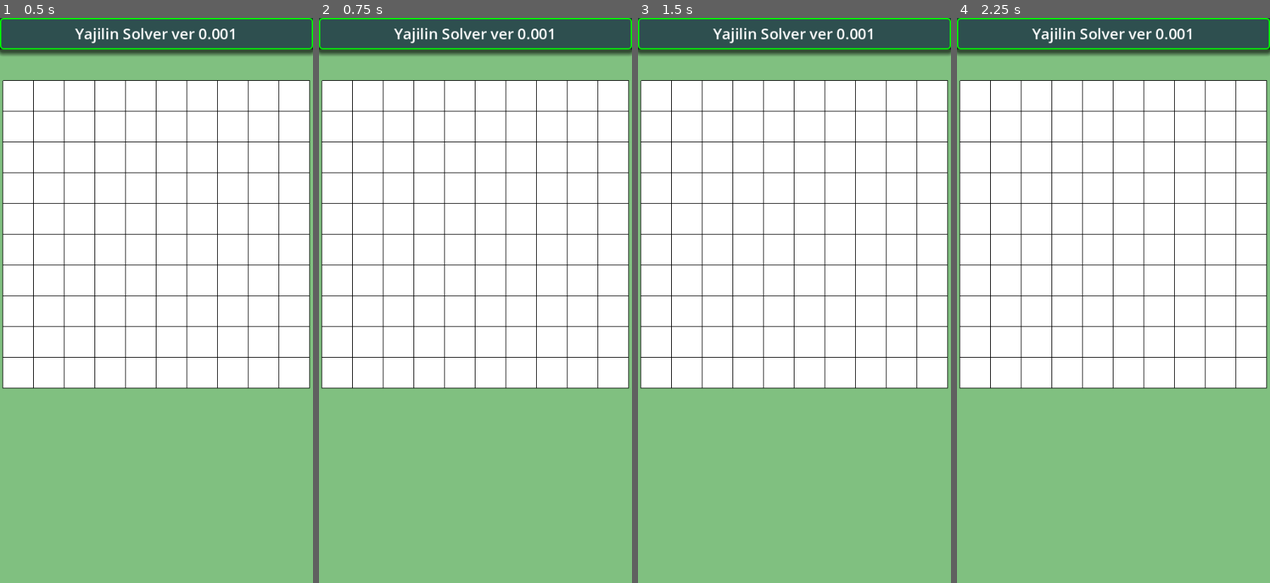
Above: before the commit, frames 1-4 (left to right).
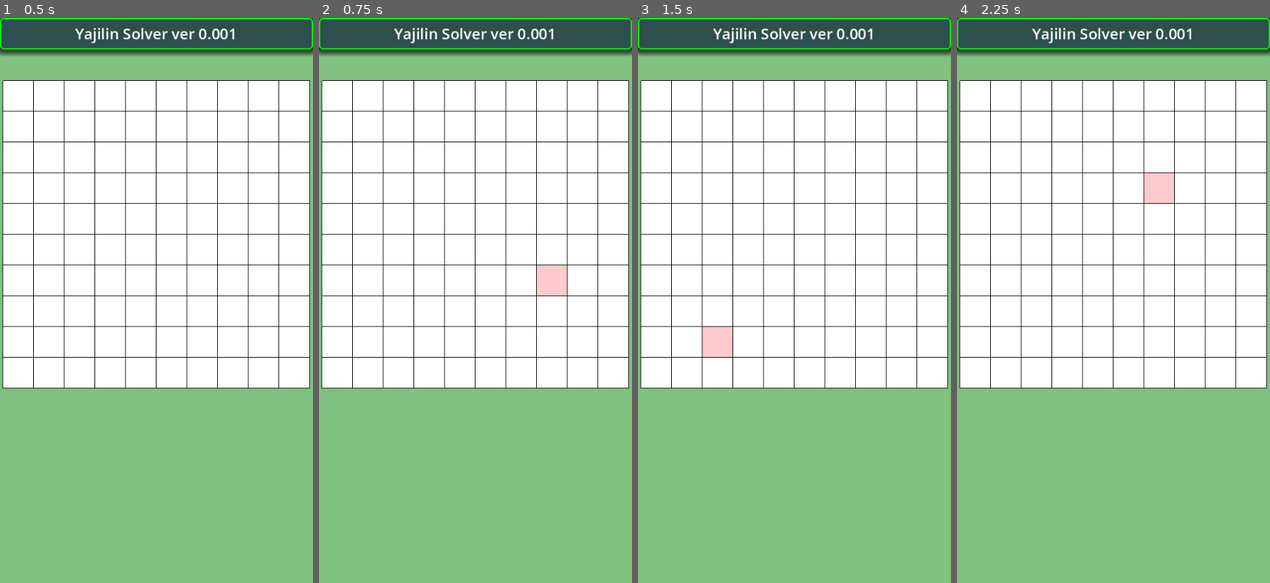
Above: after the commit, the same moments.

Repository: vivisuke/YajilinSolver
Game: Godot game, scene res://main.tscn
The game is run twice, just before and just after one commit, with the same random seed, the same clock (stepped at 60 frames per second) and the same inputs.
Inputs (mouse positions are in pixels of both pictures, inside the frame that each line leads up to):
- Up to frame 1 (0.5 s): no input
- Up to frame 2 (0.75 s): tap Enter at 0.5 s; move the mouse to (544, 272) at 0.52 s; click (544, 272) at 0.67 s
- Up to frame 3 (1.5 s): tap Space at 1.25 s; move the mouse to (731, 328) at 1.27 s; click (731, 328) at 1.42 s
- Up to frame 4 (2.25 s): tap Enter at 2 s; move the mouse to (1144, 176) at 2.02 s; click (1144, 176) at 2.17 s

Frame 1 is identical in both runs. In frame 2, 0.5% of the frame differs, in the area x 69-80%, y 43-50%; in frame 3, 0.5%; in frame 4, 0.5%.

Commit message:
0004 ◎ C 02/19 02/11 0.001│ToDo│マウス押下→セルカーソル表示

Diff:
--- a/YajilinSolver/main.tscn
+++ b/YajilinSolver/main.tscn
@@ -1,9 +1,21 @@
-[gd_scene load_steps=3 format=3 uid="uid://ds6aa3e75plu3"]
+[gd_scene load_steps=7 format=3 uid="uid://ds6aa3e75plu3"]
 
+[ext_resource type="Script" path="res://scripts/main.gd" id="1_2m4e4"]
 [ext_resource type="Script" path="res://scripts/TitleBar.gd" id="1_q85mi"]
 [ext_resource type="Script" path="res://scripts/Grid.gd" id="2_46c87"]
+[ext_resource type="Texture2D" uid="uid://ccy2tund4hx0r" path="res://images/pink49x49.png" id="2_noj35"]
+
+[sub_resource type="TileSetAtlasSource" id="TileSetAtlasSource_m1ohm"]
+texture = ExtResource("2_noj35")
+texture_region_size = Vector2i(49, 49)
+0:0/0 = 0
+
+[sub_resource type="TileSet" id="TileSet_0g3hw"]
+tile_size = Vector2i(49, 49)
+sources/0 = SubResource("TileSetAtlasSource_m1ohm")
 
 [node name="Main" type="Node2D"]
+script = ExtResource("1_2m4e4")
 
 [node name="BG" type="ColorRect" parent="."]
 offset_right = 500.0
@@ -31,6 +43,10 @@
 offset_right = 495.0
 offset_bottom = 590.0
 
+[node name="TileMap" type="TileMap" parent="Board"]
+tile_set = SubResource("TileSet_0g3hw")
+format = 2
+
 [node name="Grid" type="ColorRect" parent="Board"]
 layout_mode = 0
 offset_right = 40.0
--- /dev/null
+++ b/YajilinSolver/scripts/main.gd
@@ -0,0 +1,24 @@
+extends Node2D
+
+const N_HORZ = 10
+const N_VERT = 10
+const TILE_NONE = -1
+const TILE_CURSOR = 0					# カーソル（薄ピンク）
+
+var cur_pos = Vector2i(-1, -1)
+
+func _ready():
+	pass # Replace with function body.
+
+func _process(delta):
+	pass
+
+func _input(event):
+	if event is InputEventMouseButton && event.is_pressed():
+		var mp = $Board/TileMap.local_to_map($Board/TileMap.get_local_mouse_position())
+		print(mp)
+		if mp[0] >= 0 && mp[0] < N_HORZ && mp[1] >= 0 && mp[1] < N_VERT:
+			if cur_pos[0] >= 0:
+				$Board/TileMap.set_cell(0, cur_pos, TILE_NONE)
+			cur_pos = mp
+			$Board/TileMap.set_cell(0, cur_pos, TILE_CURSOR, Vector2i(0, 0))
Binary file added: YajilinSolver/images/pink49x49.png
Not shown, added: YajilinSolver/images/pink49x49.png.import
Not shown, changed: YajilinSolver.spr
